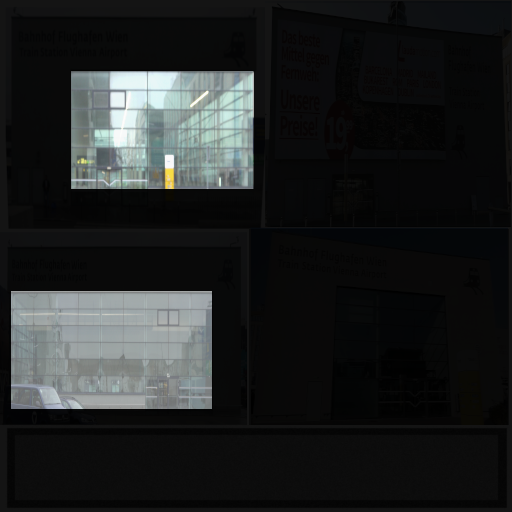
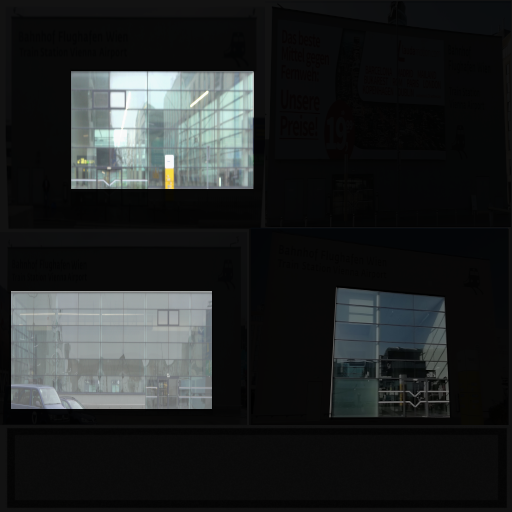
Layer changes from the first (512, 512) image to the second:
removed layer "Pasted Layer" over [11, 291, 212, 409]
"Layer": opacity 92% → 93%, painted on it over [0, 1, 511, 510]
